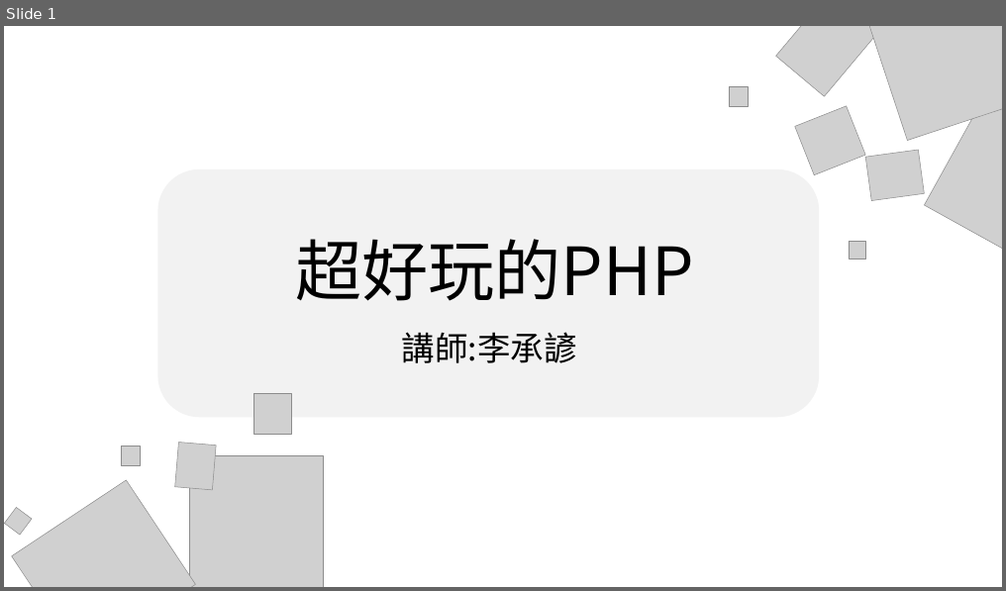
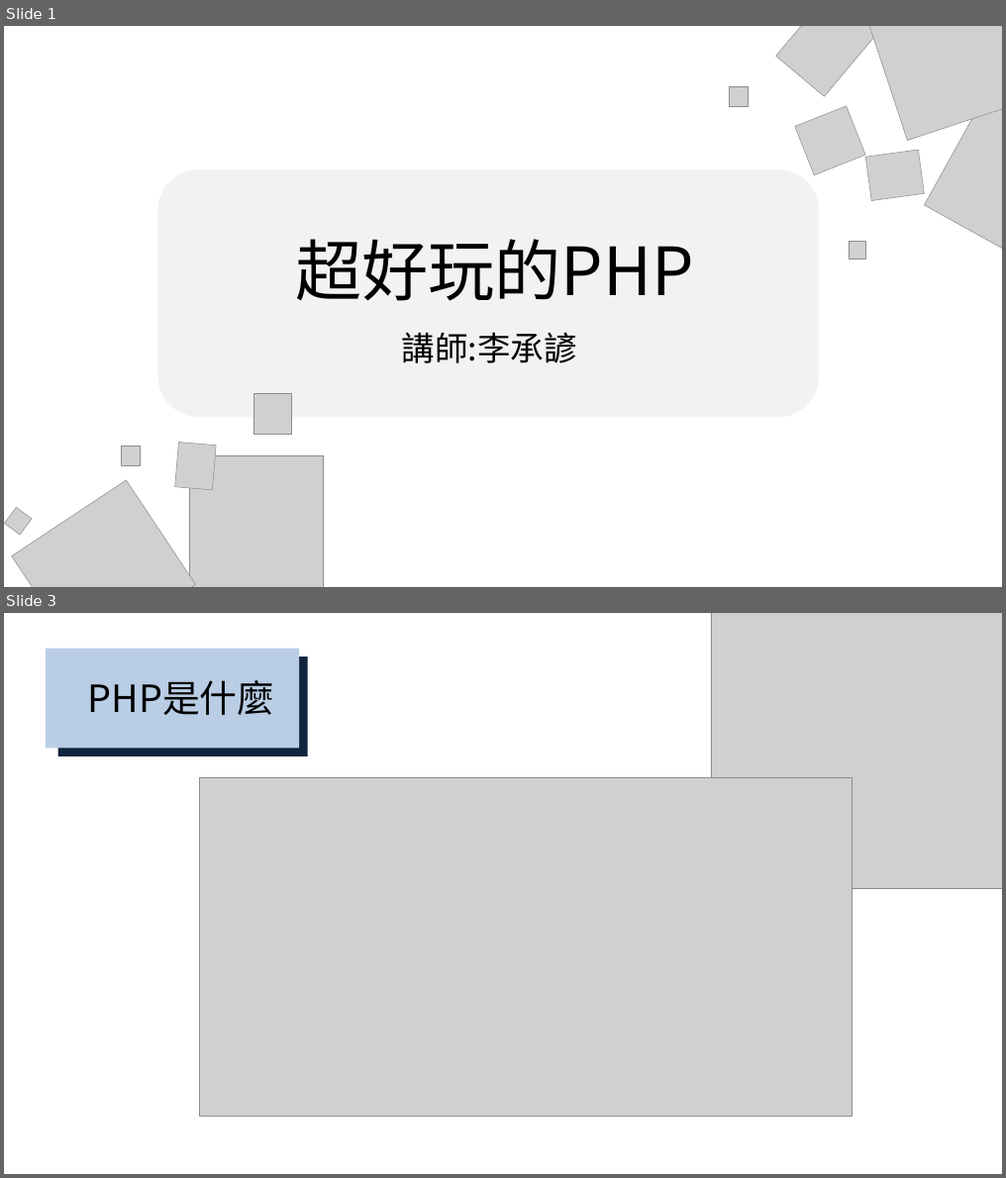
Before and after one commit to choco2001/ppt, a slide deck: phpppt.pptx. Shown one above the other, each under a label of ours: slide 1 before the commit, slides 1 and 3 after it; the slides between them are not shown. The pictures are 1006x591 and 1006x1178 pixels, drawn with LibreOffice and Linux fonts; fonts in the diff are those of the drawing; grey boxes stand for pictures. Boxes give left, top, right and bottom in pixels: in the first picture for what was removed or moved away, otherwise in the second. Text is boxed around its words. In the diff, an @@ line names an element or a change of style, - is before the commit and + after.

```diff
--- a/phpppt.pptx
+++ b/phpppt.pptx
@@ slide 3 added at (4,613,1002,1174), background #FFFFFF @@
@@ picture added at (711,613,1002,888) @@
@@ rectangle added at (46,649,299,749), fill #B9CDE5 @@
@@ rectangle added at (57,657,307,757), fill #0F243E @@
@@ text added at (88,680,275,715), 54 pt, text #000000 @@
+PHP是什麼
@@ picture added at (200,777,852,1116) @@
```
Also in this commit, not shown: 3 slides changed, 2 other slides added.
